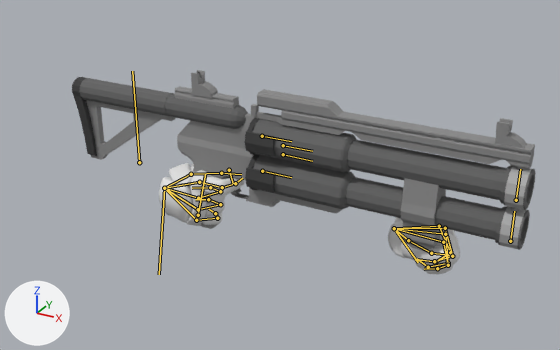
Before and after pictures for a commit that changed the Blender file Project/Blend Files/Animations/GR3-N.A.blend.
The view is the same before and after, from a 50 mm camera at (1.071, -1.282, 0.687) aimed at (0.421, -0.101, 0.097). Arrows for +X, +Y and +Z are at lower left; the lights stay in place. The bones that bend it are drawn over the model as lines.

The first picture shows 'Arms', 'GR3-N.001'.
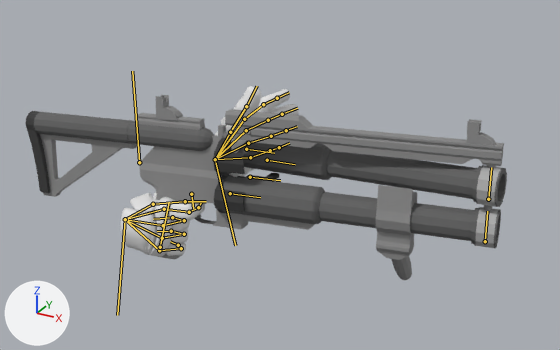
The newer file adds an action. The first version stands in its rest pose; the second is drawn at frame 70 of the action 'Reload'.

Where the change shows, as pixel boxes [x1, y1, x2, y2] in the pictures (560 x 350 px):
'GR3-N.001', posed: before [72, 70, 536, 251]; after [26, 95, 507, 280]
'Arms', posed (40% narrower, 54% taller): before [159, 163, 460, 274]; after [120, 86, 299, 257]
bone 'index.1.R.002', root to tip: before (222, 187) to (235, 183); after (189, 212) to (198, 207)
bone 'base.L', root to tip: before (394, 228) to (418, 262); after (215, 159) to (235, 245)
bone 'thumb.1.L', root to tip: before (394, 228) to (408, 240); after (215, 159) to (230, 132)
bone 'thumb.1.L.001', root to tip: before (408, 240) to (431, 253); after (230, 132) to (246, 106)
bone 'thumb.1.L.002', root to tip: before (431, 253) to (453, 255); after (246, 106) to (257, 86)
bone 'index.1.L.001', root to tip: before (439, 226) to (450, 252); after (244, 119) to (263, 104)
bone 'index.1.L.002', root to tip: before (450, 252) to (435, 262); after (263, 104) to (277, 98)
bone 'index.1.L.003', root to tip: before (435, 262) to (419, 259); after (277, 98) to (289, 92)
bone 'middle.1.L.001', root to tip: before (445, 228) to (452, 256); after (246, 130) to (268, 120)
bone 'middle.1.L.002', root to tip: before (452, 256) to (434, 261); after (268, 120) to (282, 114)
bone 'middle.1.L.003', root to tip: before (434, 261) to (415, 259); after (282, 114) to (297, 108)
bone 'ring.1.L.001', root to tip: before (445, 234) to (448, 263); after (248, 143) to (271, 136)
bone 'ring.1.L.002', root to tip: before (448, 263) to (428, 267); after (271, 136) to (286, 130)
bone 'ring.1.L.003', root to tip: before (428, 267) to (416, 258); after (286, 130) to (297, 126)
bone 'pinky.1.L.001', root to tip: before (443, 242) to (448, 265); after (250, 157) to (270, 150)
bone 'pinky.1.L.002', root to tip: before (448, 265) to (437, 268); after (270, 150) to (279, 147)
bone 'pinky.1.L.003', root to tip: before (437, 268) to (424, 269); after (279, 147) to (289, 143)
bone 'Main', root to tip: before (198, 215) to (205, 173); after (160, 247) to (169, 202)
bone 'Trigger', root to tip: before (229, 170) to (233, 183); after (191, 194) to (193, 208)
bone 'Top Barrel', root to tip: before (516, 200) to (520, 169); after (488, 199) to (491, 167)

What the commit changed:
Bone 'index.1.R.002' (bone_index_1_r_002) turns from (-31, -14, -47) to (-37, -21, -56) degrees about its own x, y and z.
Bone 'base.L' (bone_base_l) moves from (0.343, -0.328, 0.081) to (0.062, -0.451, 0.237).
Bone 'base.L' (bone_base_l) turns from (-47, -1, -1) to (-86, -16, 70) degrees about its own x, y and z.
Bone 'thumb.1.L' (bone_thumb_1_l) turns from (-4, -2, -16) to (0, 0, 0) degrees about its own x, y and z.
Bone 'thumb.1.L.001' (bone_thumb_1_l_001) turns from (-31, 36, -24) to (0, 0, 0) degrees about its own x, y and z.
Bone 'thumb.1.L.002' (bone_thumb_1_l_002) turns from (-12, -12, -10) to (0, 0, 0) degrees about its own x, y and z.
Bone 'index.1.L.001' (bone_index_1_l_001) turns from (23, 5, -52) to (0, 0, 0) degrees about its own x, y and z.
Bone 'index.1.L.002' (bone_index_1_l_002) turns from (18, 11, -67) to (0, 0, 0) degrees about its own x, y and z.
Bone 'index.1.L.003' (bone_index_1_l_003) turns from (23, -2, -34) to (0, 0, 0) degrees about its own x, y and z.
Bone 'middle.1.L.001' (bone_middle_1_l_001) turns from (8, 2, -57) to (0, 0, 0) degrees about its own x, y and z.
Bone 'middle.1.L.002' (bone_middle_1_l_002) turns from (4, 0, -79) to (0, 0, 0) degrees about its own x, y and z.
Bone 'middle.1.L.003' (bone_middle_1_l_003) turns from (1, 0, -24) to (0, 0, 0) degrees about its own x, y and z.
Bone 'ring.1.L.001' (bone_ring_1_l_001) turns from (-11, 1, -62) to (0, 0, 0) degrees about its own x, y and z.
Bone 'ring.1.L.002' (bone_ring_1_l_002) turns from (-7, -10, -82) to (0, 0, 0) degrees about its own x, y and z.
Bone 'ring.1.L.003' (bone_ring_1_l_003) turns from (-6, -5, -47) to (0, 0, 0) degrees about its own x, y and z.
Bone 'pinky.1.L.001' (bone_pinky_1_l_001) turns from (-26, -7, -42) to (0, 0, 0) degrees about its own x, y and z.
Bone 'pinky.1.L.002' (bone_pinky_1_l_002) turns from (-32, -3, -79) to (0, 0, 0) degrees about its own x, y and z.
Bone 'pinky.1.L.003' (bone_pinky_1_l_003) turns from (-4, 8, -25) to (0, 0, 0) degrees about its own x, y and z.
Bone 'Main' (bone_main) moves from (-0.127, 0.182, 0.323) to (-0.219, 0.139, 0.303).
Bone 'Main' (bone_main) turns from (0, 0, 0) to (-3, 5, -9) degrees about its own x, y and z.
Bone 'Trigger' (bone_trigger) moves from (0.0, 0.0, 0.0) to (0.0, -0.004, 0.005).
Bone 'Trigger' (bone_trigger) turns from (0, 0, 0) to (8, 0, 0) degrees about its own x, y and z.
Bone 'Top Barrel' (bone_top_barrel) turns from (0, 0, 0) to (0, -8, 0) degrees about its own x, y and z.
